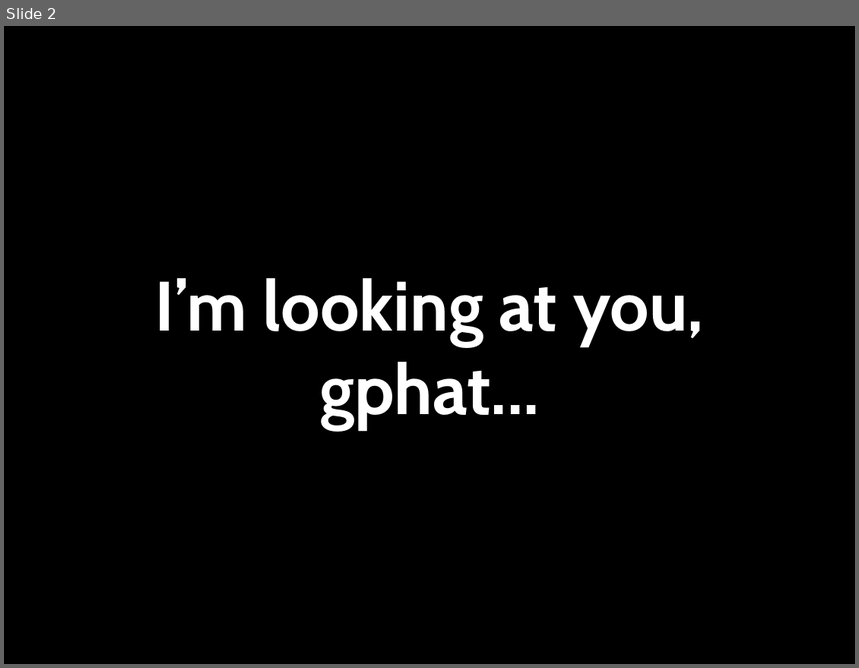
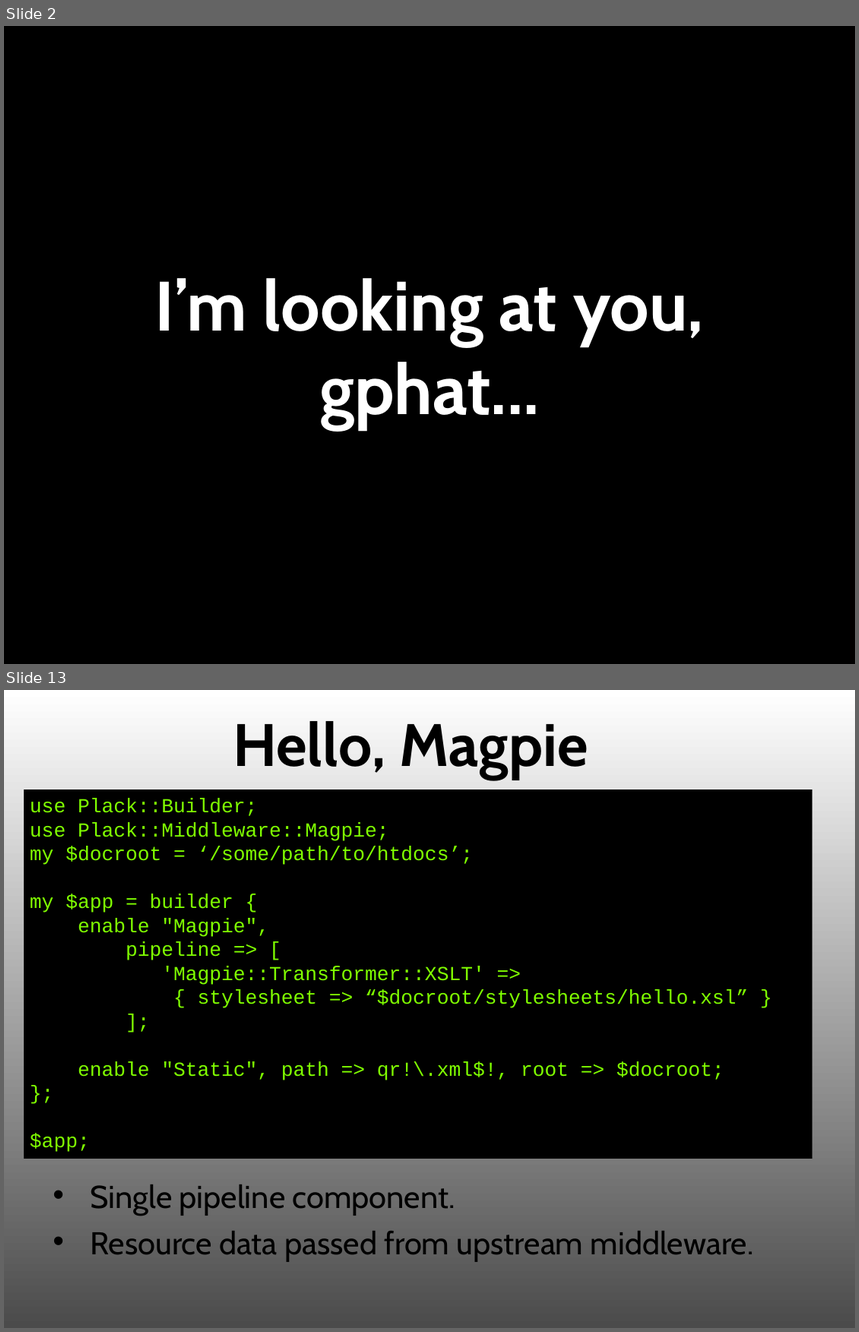
Before and after one commit to ubu/yapcna_2012, a slide deck: magpie.ppt. Shown one above the other, each under a label of ours: slide 2 before the commit, slides 2 and 13 after it; the slides between them are not shown. The pictures are 859x668 and 859x1332 pixels, drawn with LibreOffice and Linux fonts; fonts in the diff are those of the drawing. Boxes give left, top, right and bottom in pixels: in the first picture for what was removed or moved away, otherwise in the second. Text is boxed around its words. In the diff, an @@ line names an element or a change of style, - is before the commit and + after.

```diff
--- a/magpie.ppt
+++ b/magpie.ppt
@@ slide 13 added at [4,690,855,1328], background gradient #FFFFFF to #4B4B4B @@
@@ title added at [233,721,588,779], 72 pt, text #000000, bold @@
+Hello, Magpie
@@ rectangle added at [24,790,812,1159], fill #000000, 24 pt, text #80FF00 @@
+use Plack::Builder;
+use Plack::Middleware::Magpie;
+my $docroot = ‘/some/path/to/htdocs’;
+my $app = builder {
+enable "Magpie",
+pipeline => [
+'Magpie::Transformer::XSLT' =>
+{ stylesheet => “$docroot/stylesheets/hello.xsl” }
+];
+enable "Static", path => qr!\.xml$!, root => $docroot;
+};
+$app;
@@ text added at [91,1185,754,1262], 38 pt, text #000000 @@
+• Single pipeline component.
+• Resource data passed from upstream middleware.
```
Also in this commit, not shown: 2 slides changed, 24 other slides added, 5 other files.
